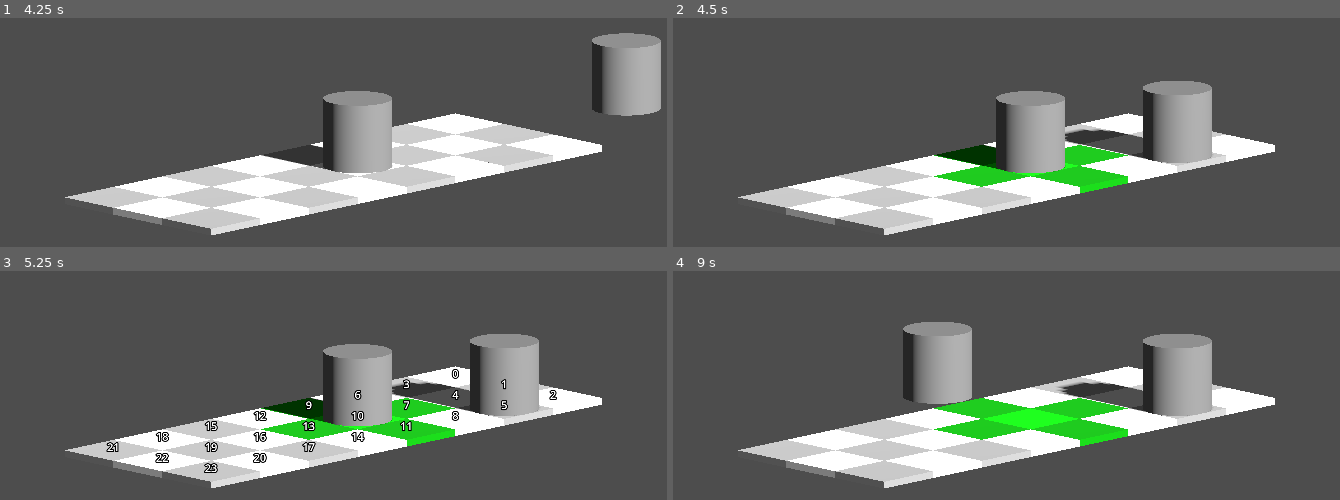
Above: before the commit, frames 1-4 (two rows, left to right).
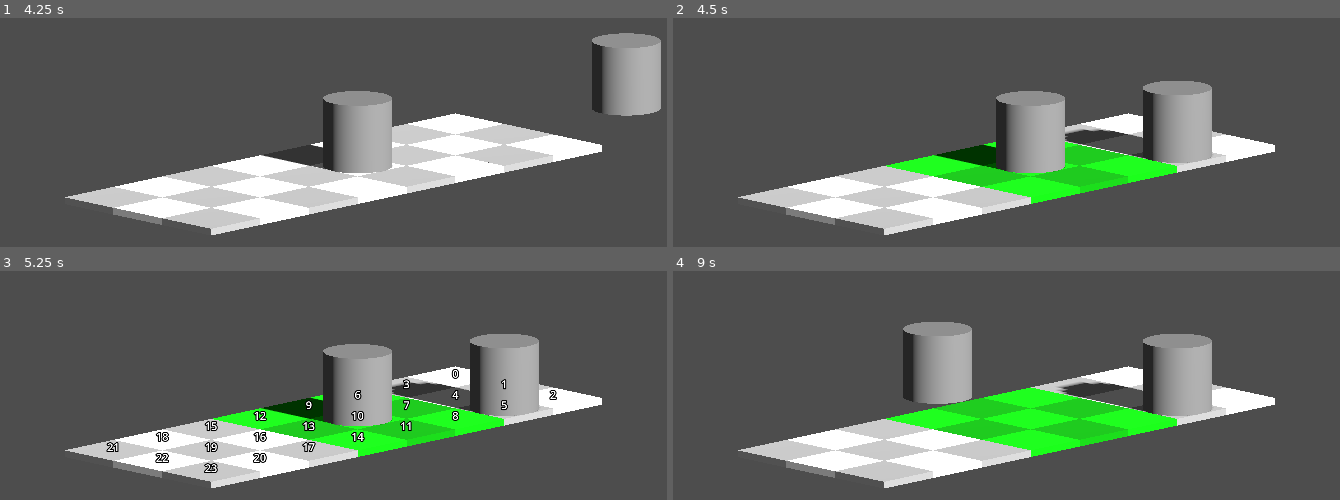
Above: after the commit, the same moments.

Repository: bejado/3d-platformer-tactics
Game: Godot game, scene res://main.tscn
Two runs of this game, one before a commit and one after it. Both use one fixed random seed, a clock stepped at 60 frames per second and the inputs below.
Inputs (mouse positions are in pixels of both pictures, inside the frame that each line leads up to):
- Up to frame 1 (4.25 s): tap Enter at 0.5, 2, 3.5 s; move the mouse to (outside the picture) at 0.52 s; hold D 0.53-1.25 s; click (outside the picture) at 0.67 s; tap Space at 1.25, 2.75 s; drag from (573, 237) to (outside the picture) at 1.27 s; move the mouse to (93, 102) at 2.02 s; drag from (373, 171) to (93, 102) at 2.77 s; move the mouse to (213, 59) at 3.52 s
- Up to frame 2 (4.5 s): tap Space at 4.25 s; drag from (1179, 148) to (886, 59) at 4.27 s
- Up to frame 3 (5.25 s): move the mouse to (173, 445) at 5.02 s; hold D from 5.03 s (still down); click (173, 445) at 5.17 s
- Up to frame 4 (9 s): release D at 5.75 s; drag from (1086, 323) to (846, 445) at 5.77 s; move the mouse to (outside the picture) at 6.52 s; hold D 6.53-7.25 s; drag from (1246, 490) to (outside the picture) at 7.27 s; move the mouse to (766, 355) at 8.02 s; drag from (1046, 424) to (766, 355) at 8.77 s

Frame 1 is identical in both runs. In frame 2, 2.5% of the frame differs, in the area x 31-76%, y 54-82%; in frame 3, 2.4%; in frame 4, 3.1%, in the area x 31-76%, y 50-82%.

Commit message:
Add diagonal movement range

Diff:
--- a/scripts/GridSpawner.gd
+++ b/scripts/GridSpawner.gd
@@ -61,7 +61,12 @@
 		Vector2i(rc.x + 1, rc.y),
 		Vector2i(rc.x - 1, rc.y),
 		Vector2i(rc.x, rc.y + 1),
-		Vector2i(rc.x, rc.y - 1)
+		Vector2i(rc.x, rc.y - 1),
+
+		Vector2i(rc.x + 1, rc.y + 1),
+		Vector2i(rc.x - 1, rc.y + 1),
+		Vector2i(rc.x + 1, rc.y - 1),
+		Vector2i(rc.x - 1, rc.y - 1),
 	]
 
 	for cell in cells:
